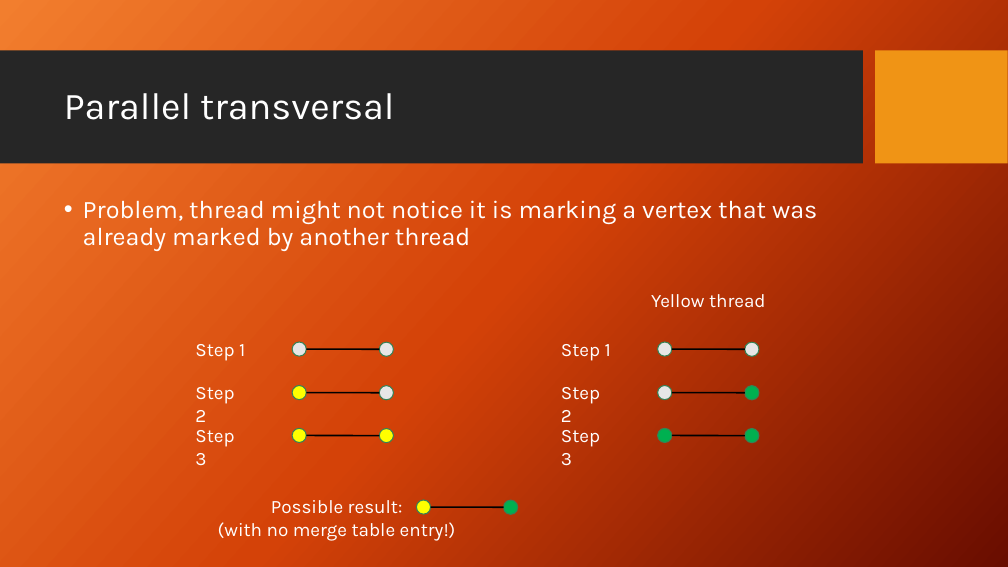
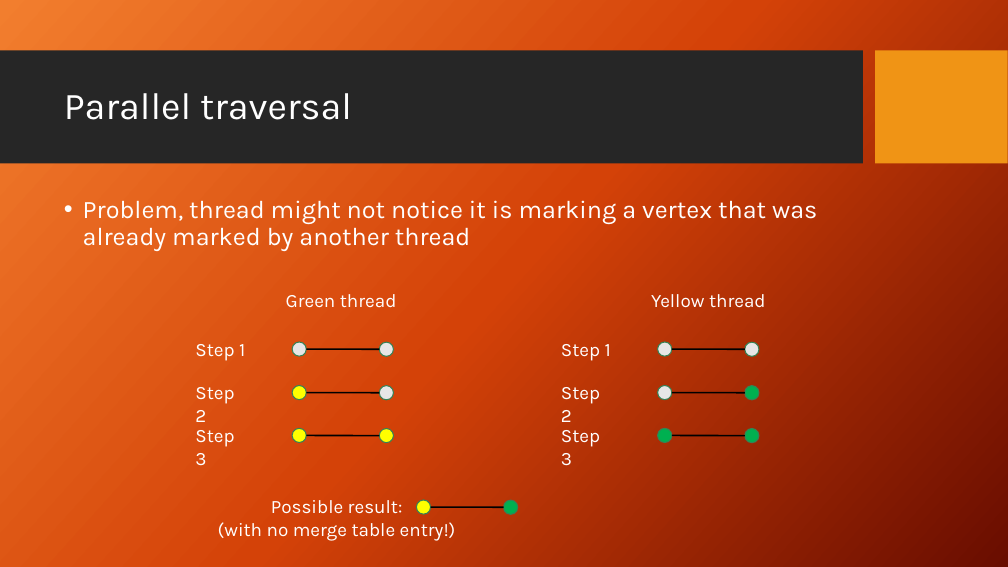
Before and after one commit to Aphlax/Parallelepipeds, a slide deck: slide 40 of FinalPresentation_Parallel Connected Components.pptx. Drawn at 1008x567 pixels with LibreOffice and Linux fonts; fonts in the diff are those of the drawing; background and template pictures are left out. Boxes give left, top, right and bottom in pixels: in the first picture for what was removed or moved away, otherwise in the second. Text is boxed around its words. In the diff, an @@ line names an element or a change of style, - is before the commit and + after.

```diff
--- a/FinalPresentation_Parallel Connected Components.pptx
+++ b/FinalPresentation_Parallel Connected Components.pptx
@@ title at box(64, 93, 352, 120): text changed @@
-Parallel transversal
+Parallel traversal
@@ text added at box(286, 294, 397, 308), 18 pt, text #FFFFFF @@
+Green thread
```
Also in this commit, not shown: 32 other slides changed, 1 other file.
